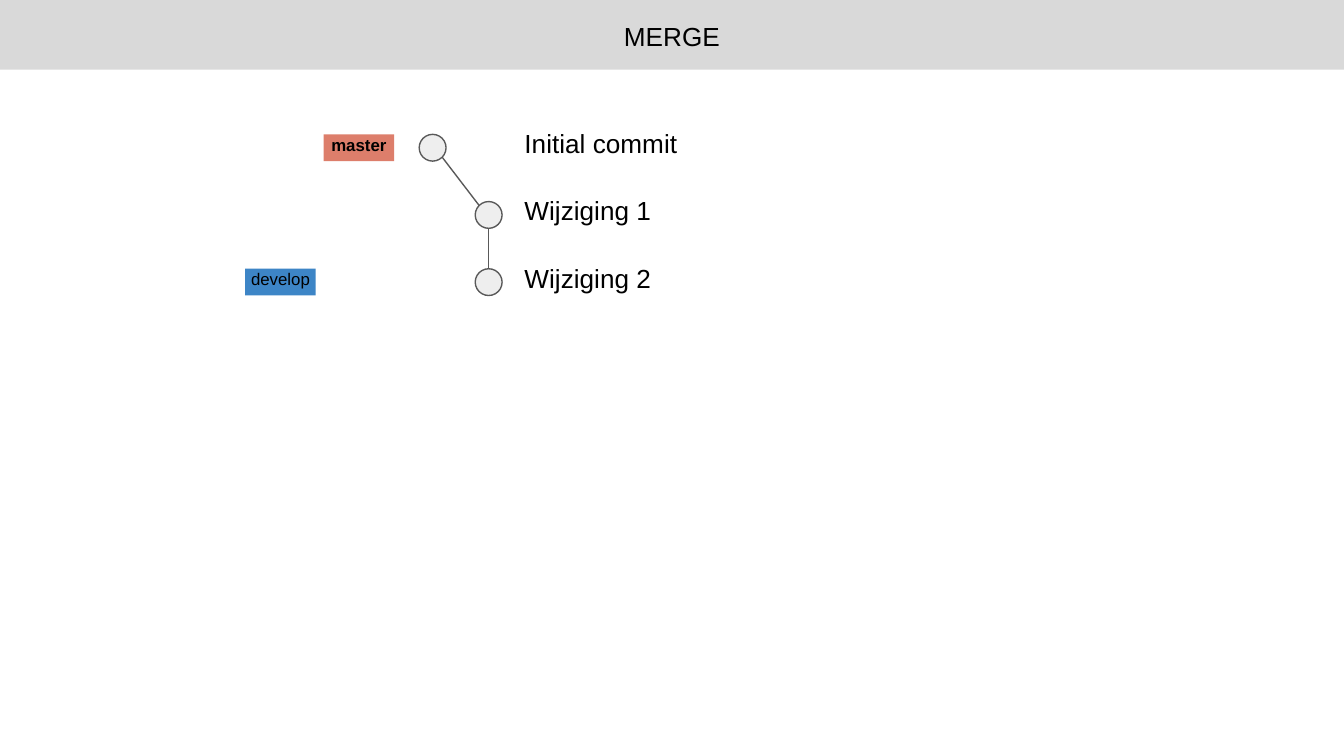
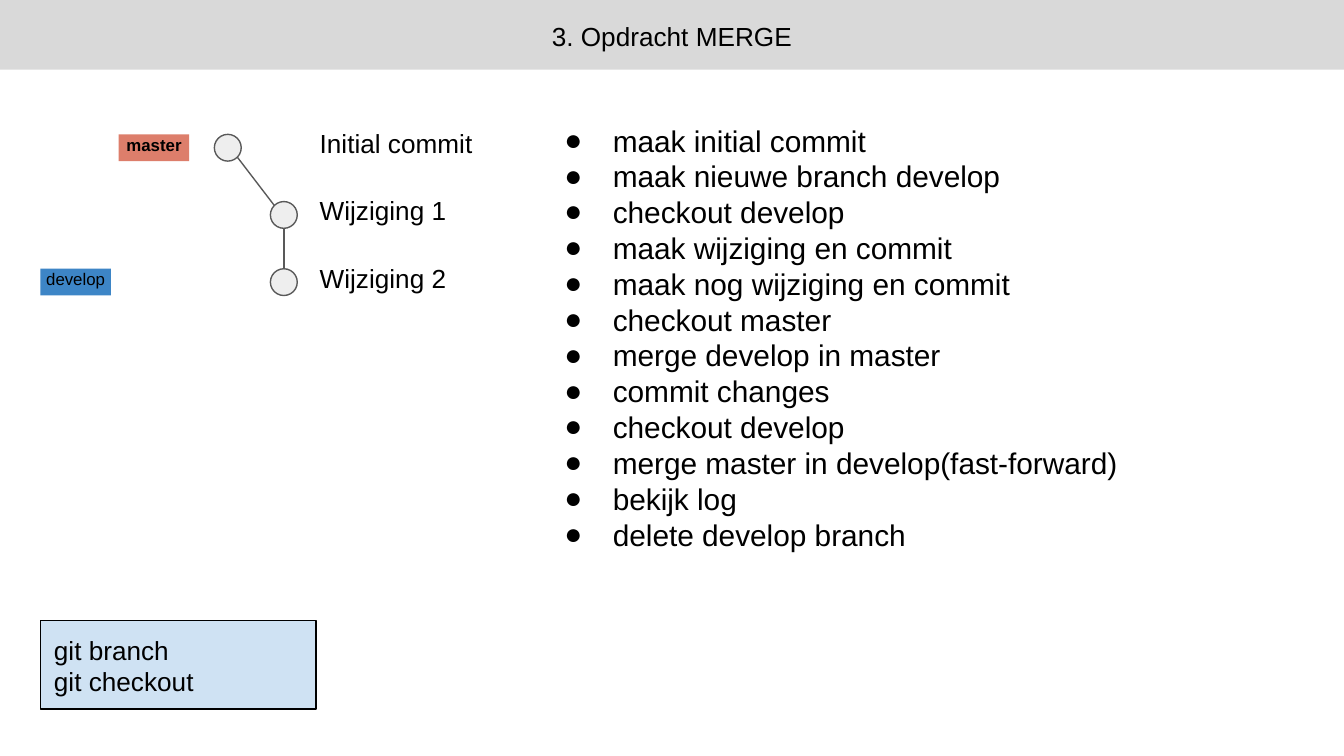
Before and after one commit to Lveekhout/juniorsoftwareengineer, a slide deck: slide 6 of git-workshop-opdracht-merge-no-conflict.pptx. Drawn at 1344x756 pixels with LibreOffice and Linux fonts; fonts in the diff are those of the drawing. Boxes give left, top, right and bottom in pixels: in the first picture for what was removed or moved away, otherwise in the second. Text is boxed around its words. In the diff, an @@ line names an element or a change of style, - is before the commit and + after.

```diff
--- a/git-workshop-opdracht-merge-no-conflict.pptx
+++ b/git-workshop-opdracht-merge-no-conflict.pptx
@@ text in rectangle at <box>552,27,792,52</box>: text changed @@
-MERGE
+3. Opdracht MERGE
@@ text added at <box>613,130,1117,551</box>, 16 pt, text #000000 @@
+● maak initial commit
+● maak nieuwe branch develop
+● checkout develop
+● maak wijziging en commit
+● maak nog wijziging en commit
+● checkout master
+● merge develop in master
+● commit changes
+● checkout develop
+● merge master in develop(fast-forward)
+● bekijk log
+● delete develop branch
@@ 3 texts, 3 ellipses, 2 rectangles, 2 lines: place and size @@
-3 texts, 3 ellipses, 2 rectangles, 2 lines at <box>245,134,677,296</box>
+3 texts, 3 ellipses, 2 rectangles, 2 lines at <box>40,134,472,296</box>
@@ rectangle added at <box>40,621,316,710</box>, fill #CFE2F3, outline #000000 0.75 pt, 14 pt, text #000000 @@
+git branch
+git checkout
```
Also in this commit, not shown: 9 other slides changed, 14 other files.
